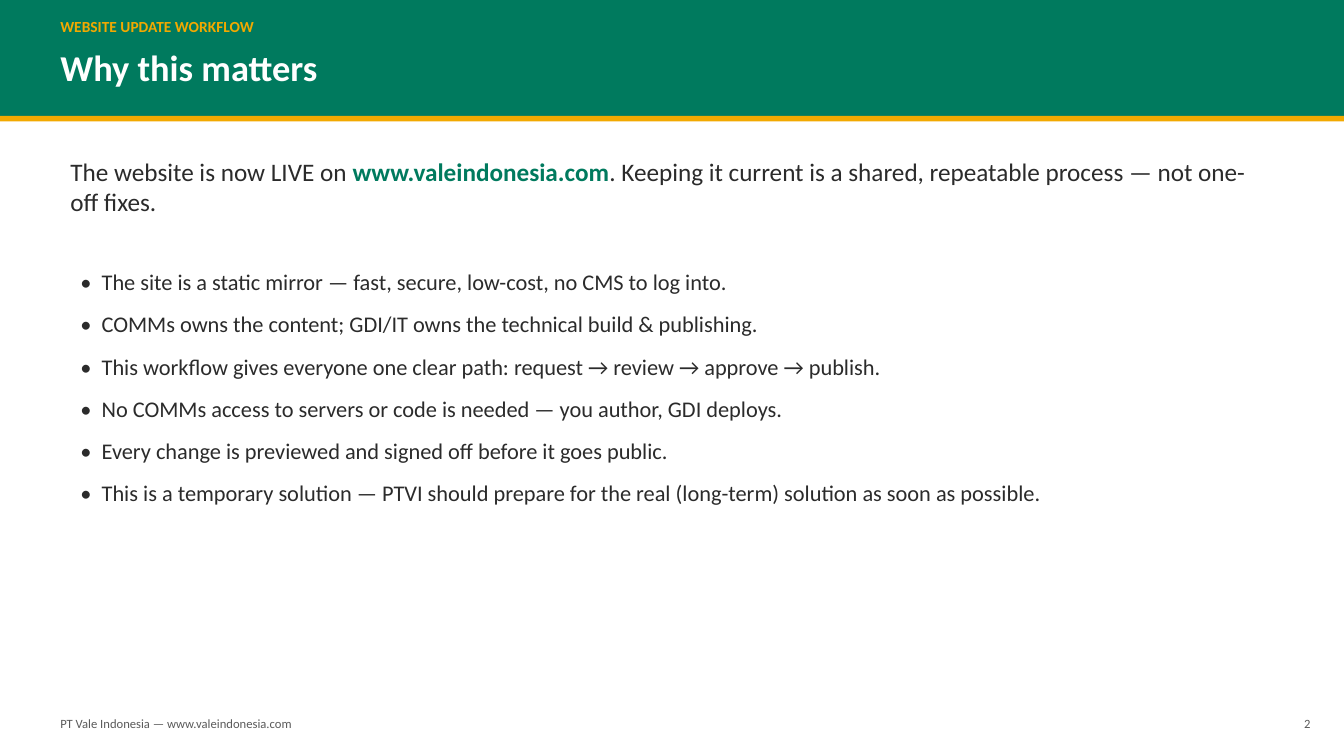
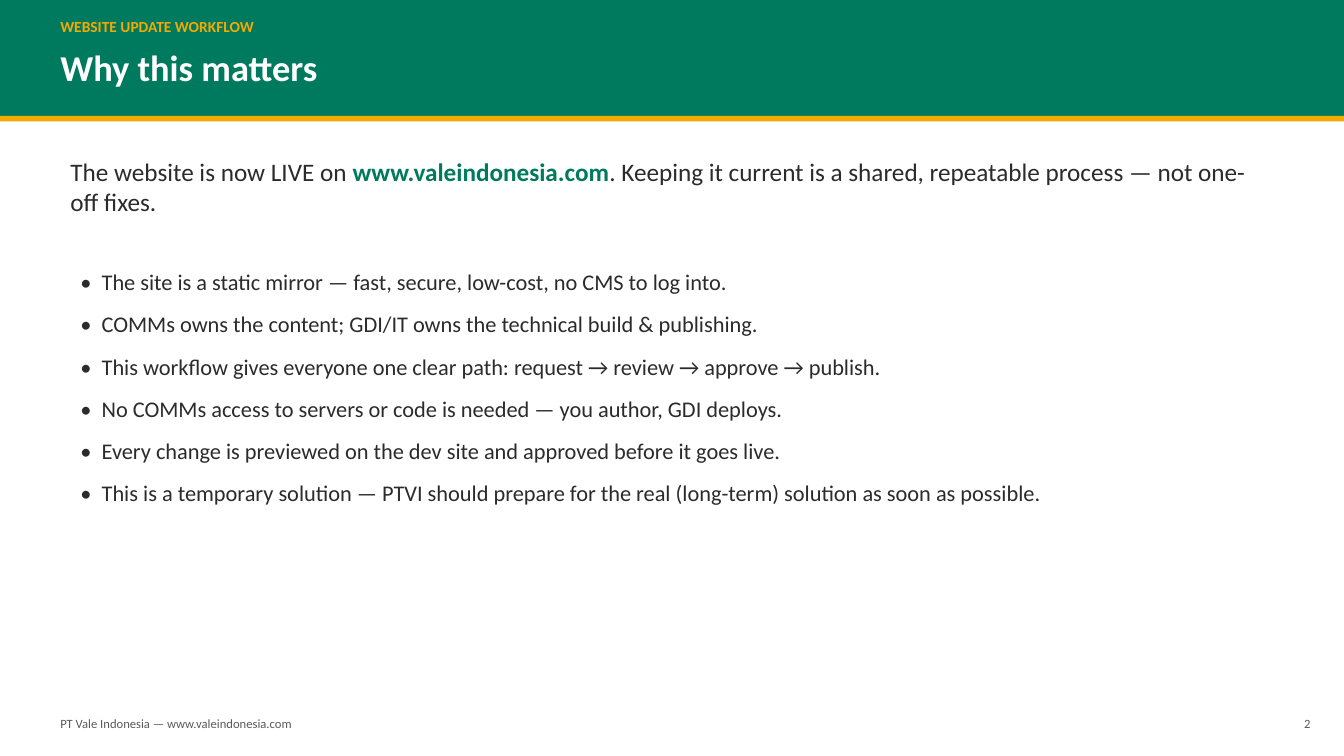
Before and after one commit to feiry/vale-website-static, a slide deck: slide 2 of docs/COMMs-Website-Update-Workflow.pptx. Drawn at 1344x756 pixels with LibreOffice and Linux fonts; fonts in the diff are those of the drawing. Boxes give left, top, right and bottom in pixels: in the first picture for what was removed or moved away, otherwise in the second. Text is boxed around its words. In the diff, an @@ line names an element or a change of style, - is before the commit and + after.

```diff
--- a/docs/COMMs-Website-Update-Workflow.pptx
+++ b/docs/COMMs-Website-Update-Workflow.pptx
@@ text at (102, 443, 780, 463): text changed @@
-• Every change is previewed and signed off before it goes public.
+• Every change is previewed on the dev site and approved before it goes live.
```
Also in this commit, not shown: 1 other slide changed, 1 other file.
